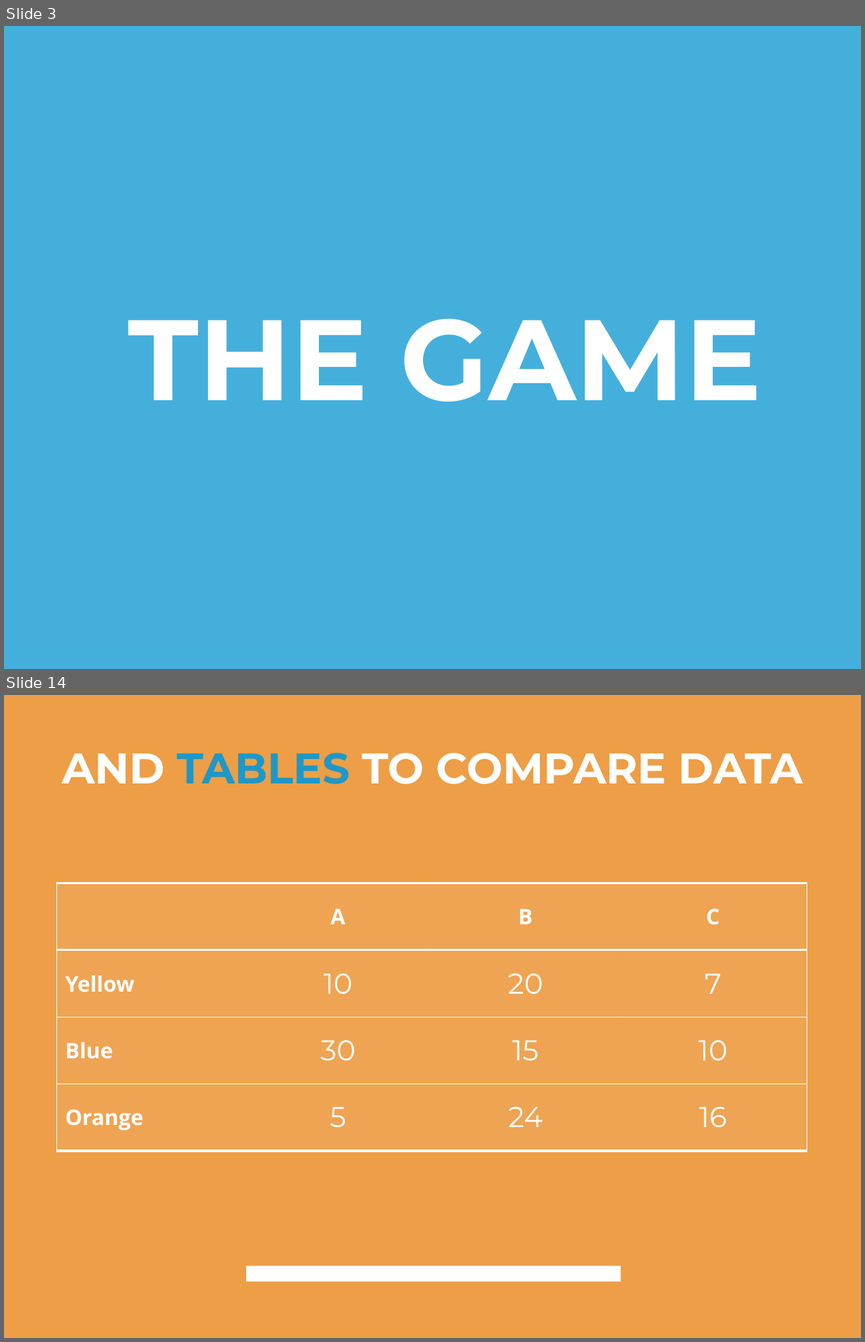
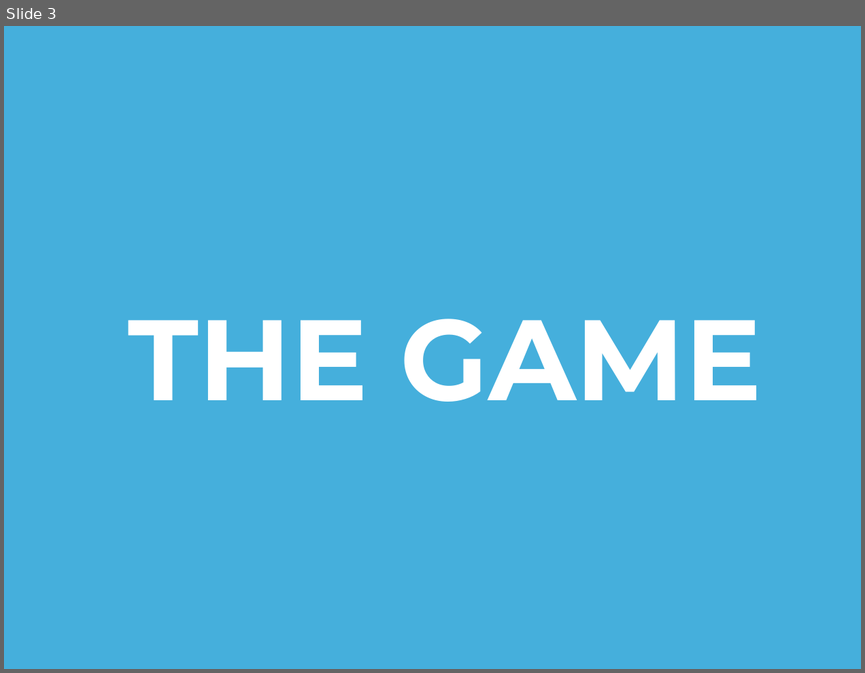
Before and after one commit to everescent/drqst, a slide deck: Pre-Production/D-SYNC final presentation.pptx. Shown one above the other, each under a label of ours: slides 3 and 14 before the commit, slide 3 after it; the slides between them are not shown. The pictures are 865x1342 and 865x673 pixels, drawn with LibreOffice and Linux fonts; fonts in the diff are those of the drawing. Boxes give left, top, right and bottom in pixels: in the first picture for what was removed or moved away, otherwise in the second. Text is boxed around its words. In the diff, an @@ line names an element or a change of style, - is before the commit and + after.

```diff
--- a/Pre-Production/D-SYNC final presentation.pptx
+++ b/Pre-Production/D-SYNC final presentation.pptx
@@ slide 14 removed at (x1=4, y1=695, x2=861, y2=1338), background #ED9E46 @@
@@ title removed at (x1=62, y1=753, x2=803, y2=784) @@
-AND TABLES TO COMPARE DATA
@@ table removed at (x1=57, y1=883, x2=808, y2=1151), 4 rows, 4 columns @@
- | A | B | C
-Yellow | 10 | 20 | 7
-Blue | 30 | 15 | 10
-Orange | 5 | 24 | 16
@@ rectangle removed at (x1=247, y1=1266, x2=621, y2=1281) @@
```
Also in this commit, not shown: 1 slide changed, 1 slide added, 20 other slides removed.
